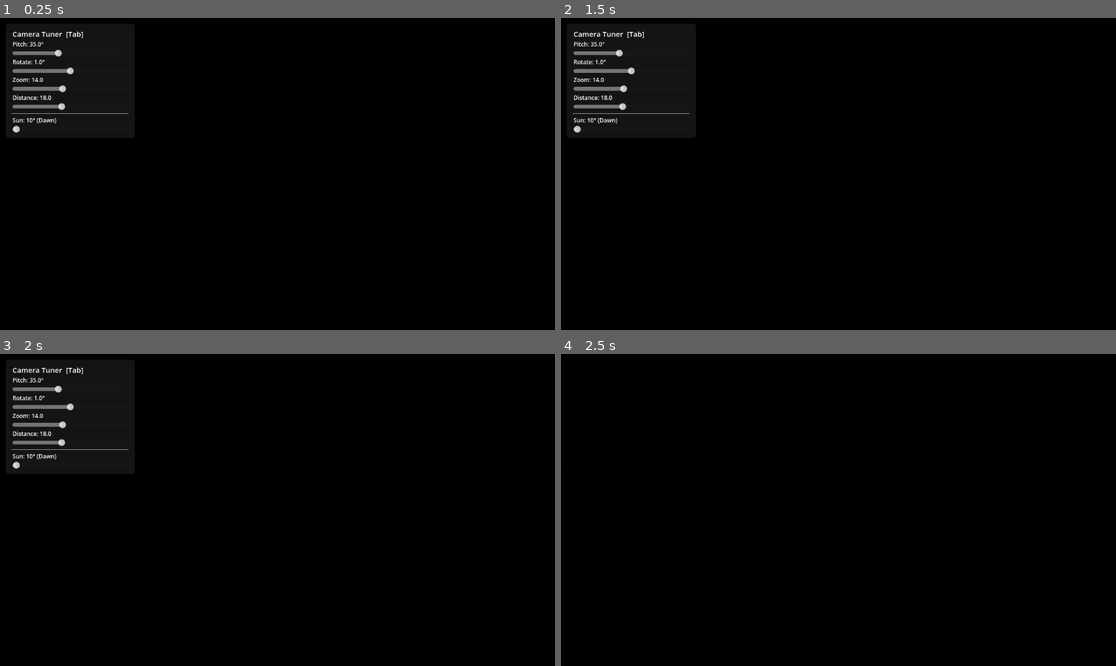
Above: before the commit, frames 1-4 (two rows, left to right).
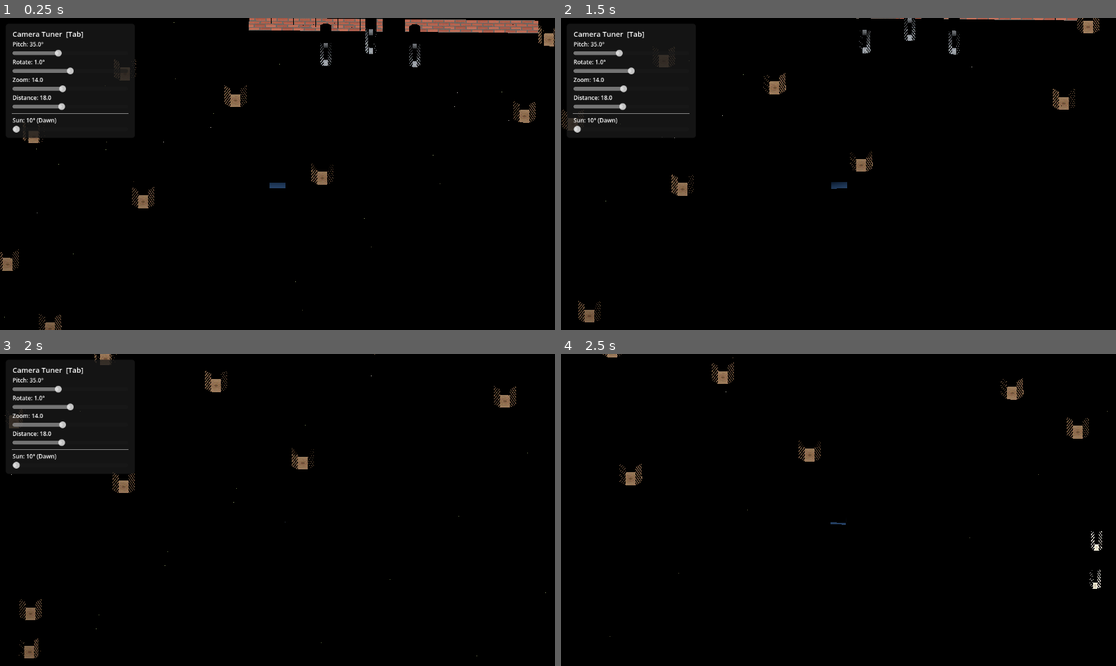
Above: after the commit, the same moments.

Repository: ninthfreak/ActionAdventureVoxel
Game: Godot game, scene res://scenes/main.tscn
Two runs of this game, one before a commit and one after it. Both use one fixed random seed, a clock stepped at 60 frames per second and the inputs below.
Inputs:
- Up to frame 1 (0.25 s): no input
- Up to frame 2 (1.5 s): tap Enter at 0.5 s; hold D (move_right) 0.53-1.28 s; hold Tab (toggle_tuner) 0.53-1.28 s; tap Space at 1.25 s; hold S (move_down) from 1.28 s (still down); tap Tab (toggle_tuner) at 1.35 s
- Up to frame 3 (2 s): keep holding S (move_down)
- Up to frame 4 (2.5 s): release S (move_down) at 2.03 s; hold D (move_right) from 2.03 s (still down); hold Tab (toggle_tuner) from 2.03 s (still down)

The runs differ from the first frame. In frame 1, 2.9% of the frame differs, in the area x 0-100%, y 0-100%; in frame 2, 1.3%; in frame 3, 0.8%; in frame 4, 0.7%.

Commit message:
Fix face winding in OBJ parser to correct culling on all faces
For each triangle, compute the cross product of two edges and compare
with the provided normal. If they disagree (dot < 0), swap v1/v2 to
flip the winding to CCW. This fixes the PrismCraft exporter's
inconsistent winding so back-face culling works correctly on all
block types including poles, prisms, and angled surfaces.

Co-Authored-By: Claude Opus 4.6 <noreply@anthropic.com>
Claude-Session: https://claude.ai/code/session_0168A7UbHfBLMdtnJfLHTF79

Diff:
--- a/scripts/obj_loader.gd
+++ b/scripts/obj_loader.gd
@@ -57,12 +57,22 @@
 				var pair := p[i].split("//")
 				face_v.append(int(pair[0]) - 1)
 				face_n.append(int(pair[1]) - 1)
-			# Fan-triangulate (works for quads and n-gons)
 			for i in range(1, face_v.size() - 1):
-				for idx in [0, i, i + 1]:
-					tri_v.append(verts[face_v[idx]])
-					tri_n.append(norms[face_n[idx]])
-					tri_c.append(cur_color)
+				var v0 := verts[face_v[0]]
+				var v1 := verts[face_v[i]]
+				var v2 := verts[face_v[i + 1]]
+				var n0 := norms[face_n[0]]
+				var n1 := norms[face_n[i]]
+				var n2 := norms[face_n[i + 1]]
+				var face_cross := (v1 - v0).cross(v2 - v0)
+				if face_cross.dot(n0) < 0.0:
+					var tmp_v := v1; v1 = v2; v2 = tmp_v
+					var tmp_n := n1; n1 = n2; n2 = tmp_n
+				tri_v.append(v0); tri_v.append(v1); tri_v.append(v2)
+				tri_n.append(n0); tri_n.append(n1); tri_n.append(n2)
+				tri_c.append(cur_color)
+				tri_c.append(cur_color)
+				tri_c.append(cur_color)
 	f.close()
 
 	var mesh := ArrayMesh.new()
